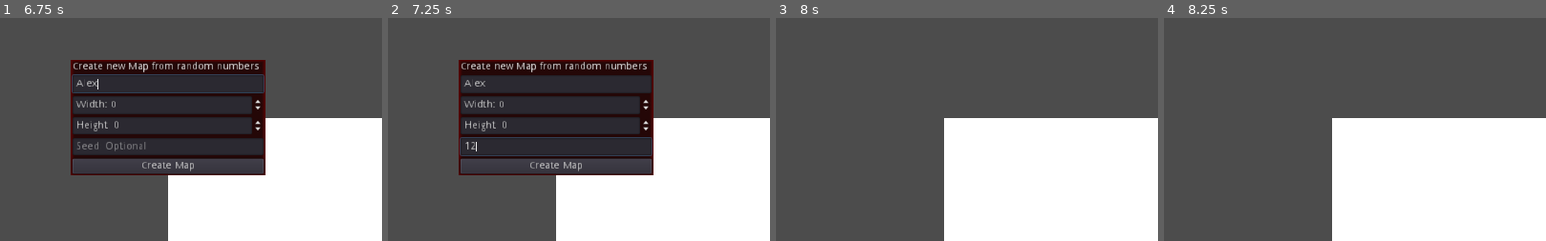
Above: before the commit, frames 1-4 (left to right).
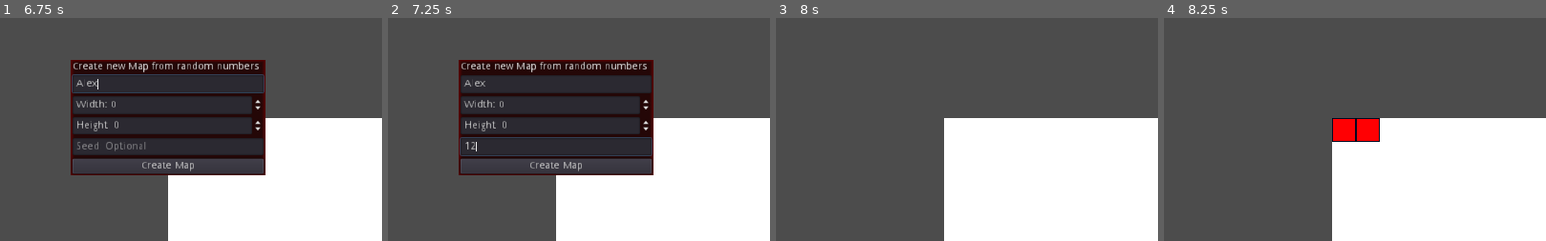
Above: after the commit, the same moments.

Repository: Urnark/ThesisProject
Game: Godot game, scene res://Scenes/Main.tscn
Two runs of this game, one before a commit and one after it. Both use one fixed random seed, a clock stepped at 60 frames per second and the inputs below.
Inputs (mouse positions are % of the whole screen's width and height, from its top left):
- Up to frame 1 (6.75 s): click (50, 50) at 0.5 s; click "Create new Map from Image" at 1.25 s; click (50, 50) at 2.02 s; type "Alex" at 2.1 s; click "Create new Map from Image" at 2.75 s; click "Create new Map from Noise" at 3.5 s; click (50, 36) at 4.27 s; type "Alex" at 4.35 s; click (50, 64) at 4.5 s; type "12" at 4.58 s; click "Create new Map from Noise" at 5 s; click "Create new random Map" at 5.75 s; click (50, 42) at 6.52 s; type "Alex" at 6.6 s
- Up to frame 2 (7.25 s): click (50, 56) at 6.75 s; type "12" at 6.83 s
- Up to frame 3 (8 s): click "Create new random Map" at 7.25 s
- Up to frame 4 (8.25 s): click "Start" at 8 s
The pictures show only the part of the screen within x 28-78%, y 28-78%; the shares and areas given below are measured in that part.

Frames 1-3 are identical in both runs. In frame 4, 1.3% of the frame differs, in the area x 44-57%, y 44-56%.
Error before the commit: Assertion failed. (res://Scripts/Algorithms/MyAStar.gd:29)

Commit message:
Implemented MGPF algorithms AS and DNN

Diff:
--- a/Scenes/Main.gd
+++ b/Scenes/Main.gd
@@ -176,12 +176,16 @@
 
 # ------------------------------------ Choose Algorithm ---------------------------------------------
 var AStar_script = preload('../Scripts/Algorithms/MyAStar.gd')
+var AStarSearch_script = preload('../Scripts/Algorithms/AStarSearch.gd')
+var DynamicNearestNeighbour_script = preload('../Scripts/Algorithms/DNN.gd')
 
 var current_algorithm_script = AStar_script
 var selected_type_to_place = -1
 
 var start_pos := Vector2(0, 0)
-var end_pos := Vector2(0, 0)
+var end_pos := Vector2(1, 0)
+var goal_pints = []
+var path = []
 
 func _p_get_tile_pos_from_mouse() -> Vector2:
 	var mouse_pos = get_viewport().get_mouse_position()
@@ -197,11 +201,17 @@
 func _on_full_screen_button_pressed():
 	if Input.is_action_just_pressed("mouse_left"):
 		if selected_type_to_place == Global.TILES.start:
+			if _p_get_tile_pos_from_mouse() == end_pos:
+				return
 			_p_set_empty_tile(start_pos)
 			start_pos = _p_get_tile_pos_from_mouse()
 		if selected_type_to_place == Global.TILES.end:
+			if _p_get_tile_pos_from_mouse() == start_pos:
+				return
 			_p_set_empty_tile(end_pos)
 			end_pos = _p_get_tile_pos_from_mouse()
+		if selected_type_to_place == Global.TILES.goal_point:
+			goal_pints.append(_p_get_tile_pos_from_mouse())
 		var tile_pos = _p_get_tile_pos_from_mouse()
 		if tile_pos.x >= 0 and tile_pos.x < $MapHandler.map.width and tile_pos.y >= 0 and tile_pos.y < $MapHandler.map.height:
 			if selected_type_to_place != -1:
@@ -210,11 +220,15 @@
 
 	if Input.is_action_just_pressed("mouse_right"):
 		var tile_pos = _p_get_tile_pos_from_mouse()
+		if $MapHandler.map.tilev(tile_pos).tile_index == Global.TILES.goal_point:
+			goal_pints.erase(tile_pos)
 		_p_set_empty_tile(tile_pos)
 
 func _on_StartButton_pressed():
 	var algorithm = current_algorithm_script.new()
-	var path = algorithm.calculatePath($MapHandler.map, start_pos, end_pos)
+	for pos in path:
+		$MapHandler.map.tilev(pos).tile_index = Global.TILES.cell
+	path = algorithm.calculatePath($MapHandler.map, start_pos, end_pos, goal_pints)
 	algorithm.free()
 
 	for pos in path:
@@ -226,12 +240,12 @@
 		# A*
 		0:
 			current_algorithm_script = AStar_script
-#		# AS
-#		1:
-#
-#		# DNN
-#		2:
-#
+		# AS
+		1:
+			current_algorithm_script = AStarSearch_script
+		# DNN
+		2:
+			current_algorithm_script = DynamicNearestNeighbour_script
 #		# GS
 #		3:
 #
--- /dev/null
+++ b/Scripts/Algorithms/AStarSearch.gd
@@ -0,0 +1,40 @@
+extends Node
+
+const a_star = preload('MyAStar.gd')
+
+func calculatePath(map: a_star.MapGD.Map, start_pos: Vector2, end_pos: Vector2, _goal_points: Array) -> Array:
+	# Make a copy of the array of goal points so they are not removed
+	var goal_points = []
+	for goal in _goal_points:
+		goal_points.append(goal)
+
+	var aStar = a_star.new()
+
+	var path = []
+	path.append(start_pos)
+
+	var current_pos := start_pos
+	# Loop through all goals
+	while not goal_points.empty():
+		# Get the path from the current position to the closest goal
+		var path_to_goal = aStar.calculatePath(map, current_pos, goal_points[0])
+		for goal in goal_points:
+			var temp_path = aStar.calculatePath(map, current_pos, goal)
+			if path_to_goal.size() > temp_path.size():
+				path_to_goal = temp_path
+
+		# Add all the positions in the path to the goal to the final path
+		for i in path_to_goal.size() - 1:
+			path.append(path_to_goal[(path_to_goal.size() - 2) - i])
+		# Set the current position to the goal that the path leads to
+		current_pos = path_to_goal[0]
+		# Remove the goal from the list of goals
+		goal_points.erase(path_to_goal[0])
+
+	# Add the path that leads to the end position to the final path
+	var path_to_goal = aStar.calculatePath(map, current_pos, end_pos)
+	for i in path_to_goal.size():
+		path.append(path_to_goal[(path_to_goal.size() - 1) - i])
+
+	aStar.free()
+	return path
--- /dev/null
+++ b/Scripts/Algorithms/DNN.gd
@@ -0,0 +1,64 @@
+extends Node
+
+const a_star = preload('MyAStar.gd')
+
+func _p_calculate_h(a: Vector2, b: Vector2) -> float:
+	return a.distance_to(b)
+
+func _p_nn(all: Array, pos: Vector2) -> Array:
+	var distance_to_nn = _p_calculate_h(pos, all[0])
+	var g = all[0]
+	for goal in all:
+		var temp_dist = _p_calculate_h(pos, goal)
+		if distance_to_nn > temp_dist:
+			distance_to_nn = temp_dist
+			g = goal
+	return g
+
+func calculatePath(map: a_star.MapGD.Map, start_pos: Vector2, end_pos: Vector2, _goal_points: Array) -> Array:
+	# Make a copy of the array of goal points so they are not removed
+	var goal_points = []
+	for goal in _goal_points:
+		goal_points.append(goal)
+
+	var aStar = a_star.new()
+
+	var path = []
+	path.append(start_pos)
+
+	var current_pos := start_pos
+	# Loop through all goals
+	while not goal_points.empty():
+		# Get the closest goal from the current position
+		var goal = _p_nn(goal_points, current_pos)
+		var distance_to_nn = _p_calculate_h(current_pos, goal)
+
+		# Calculate a path from the current position to the goal
+		var path_to_goal = aStar.calculatePath(map, current_pos, goal)
+
+		# See if a goal that is closer exists and if so use it instead
+		for i in path_to_goal.size() - 1:
+			# Find a new goal that is closer to the position in the current path to the goal
+			var temp_goal = _p_nn(goal_points, path_to_goal[(path_to_goal.size() - 2) - i])
+			if temp_goal != goal:
+				# If the path to the new goal from the current position is shorter use it instead
+				var temp_path_to_goal = aStar.calculatePath(map, current_pos, temp_goal)
+				if temp_path_to_goal.size() < path_to_goal.size():
+					path_to_goal = temp_path_to_goal
+					break
+
+		# Add all the positions in the path to the goal to the final path
+		for i in path_to_goal.size() - 1:
+			path.append(path_to_goal[(path_to_goal.size() - 2) - i])
+		# Set the current position to the goal that the path leads to
+		current_pos = path_to_goal[0]
+		# Remove the goal from the list of goals
+		goal_points.erase(path_to_goal[0])
+
+	# Add the path that leads to the end position to the final path
+	var path_to_goal = aStar.calculatePath(map, current_pos, end_pos)
+	for i in path_to_goal.size():
+		path.append(path_to_goal[(path_to_goal.size() - 1) - i])
+
+	aStar.free()
+	return path
--- a/Scripts/Algorithms/MyAStar.gd
+++ b/Scripts/Algorithms/MyAStar.gd
@@ -25,7 +25,7 @@
 		path.append(pos)
 	return path
 
-func calculatePath(map : MapGD.Map, start_pos: Vector2, end_pos: Vector2) -> Array:
+func calculatePath(map : MapGD.Map, start_pos: Vector2, end_pos: Vector2, goal_points: Array = []) -> Array:
 	assert(start_pos != end_pos)
 	assert(_p_is_valid(map, start_pos))
 	assert(_p_is_valid(map, end_pos))
--- a/saved_data.json
+++ b/saved_data.json
@@ -1 +1 @@
-{"maps":[{"height":100,"img":"res://Img/Maps/map0.png","name …(702 unchanged characters)… ,"seed":2645741628,"type":1,"width":300}]}
+{"maps":[{"height":100,"img":"res://Img/Maps/map0.png","name …(702 unchanged characters)… ,"seed":2645741628,"type":1,"width":300},{"height":100,"img":"res://Img/Maps/map_test_mgpf.png","name":"[img]map_test_mgpf.png","type":0,"width":100}]}
Binary file added: Img/Maps/map_test_mgpf.png
Not shown, added: Img/Maps/map_test_mgpf.png.import
